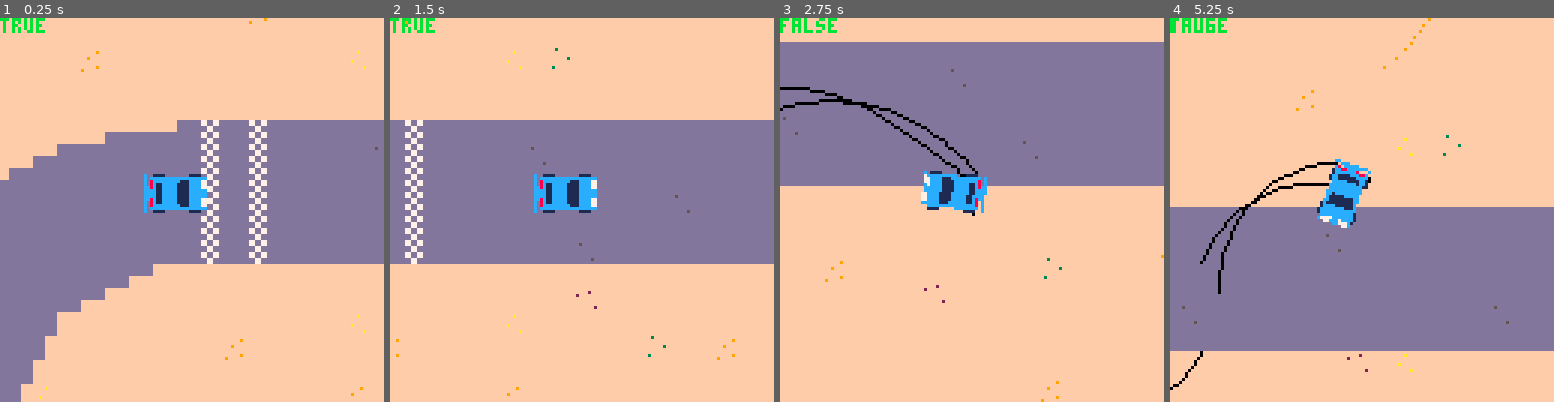
Above: before the commit, frames 1-4 (left to right).
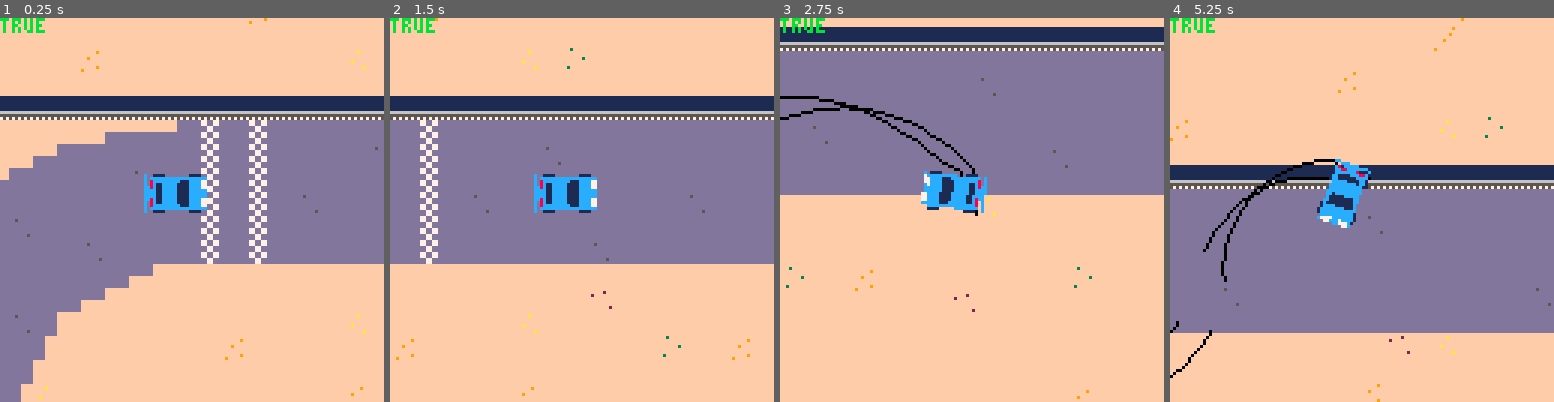
Above: after the commit, the same moments.

Repository: graearea/pico8
Game: PICO-8 cartridge skidmarks.p8
The game is run twice, just before and just after one commit, with the same random seed, the same clock (stepped at 60 frames per second) and the same inputs.
Inputs:
- Up to frame 1 (0.25 s): no input
- Up to frame 2 (1.5 s): tap X (X key) at 0.33, 1.07 s
- Up to frame 3 (2.75 s): hold Right 1.6-2.1 s; tap X (X key) at 1.85 s; hold Right from 2.47 s (still down)
- Up to frame 4 (5.25 s): tap X (X key) at 2.97, 4.08, 5.2 s; release Right at 3.03 s; hold Left 3.08-3.58 s; hold Right 4.02-4.68 s; hold Left from 5.08 s (still down)

The runs differ from the first frame. In frame 1, 6.3% of the frame differs, in the area x 0-100%, y 20-83%; in frame 2, 8.1%; in frame 3, 9.6%; in frame 4, 16%, in the area x 0-100%, y 0-100%.

Commit message:
got rough track

Diff:
--- a/skidmarks.p8
+++ b/skidmarks.p8
@@ -9,6 +9,7 @@
 blobs={}
 window_x=0
 window_y=0
+handbrake=false
 end
 
 
@@ -20,6 +21,12 @@
   else
    if(car.steer>0) then car.steer-=1 end
    if(car.steer<0) then car.steer+=1 end
+  end
+
+  if (btn(❎)) then
+   handbrake=true
+  else
+   handbrake=false
   end
 
   car.angle=car.angle+car.steer
@@ -89,11 +96,13 @@
 
 		new_dx=(5*cos(-self.angle/360))
   new_dy=(5*sin(-self.angle/360))
+
 		delta_dx=(new_dx-dx)/50
+		delta_dy=(new_dy-dy)/50
+ if (not handbrake) do
 		dx=dx+delta_dx
-		delta_dy=(new_dy-dy)/50
 		dy=dy+delta_dy
-
+ end
   dx=clamp(dx,-max_dx,max_dx)
   dy=clamp(dy,-max_dy,max_dy)
   self.x=self.x+dx
@@ -358,44 +367,44 @@
 0000000000000000000000000000000000000000000000000000000000000000000000000000000000000000000000000000000000000000000000000000000000000000000000000000000000000000000000000000000000000000000000000000000000000000000000000000000000000000060000000000000000000000
 0000000000000000000000000000060000000000000000000007000400000000000000000000000006000000000000000000000700040000000000000000000000000000000000000600000000000000000000070004000000000000000000000000000000000000000000000000000000000000000000000000000000000000
 0000000000000000000000000000000000000000000000000000000000000000000000000000000000000000000000000000000000000000000000000000000000000000000000000000000000000000000000000000000000000000000000000000000000000000000000000000000000000000000000000000000000000000
-0000000000000004000000000000000000000000000000000000000000000000000000000000000000000000000000000000000000000000000000000000000000000000000000000000000000000000000000000000000000000000000000000000000000000000000000000000000000000400000000000000050000000000
+000000000000000400003b3b3b3b3b3b3b3b3b3b3b3b3b3b3b3b3b3b3b3b3b3b3b3b3b3b3b3b3b3b3b3b3b3b3b3b3b3b3b3b3b3b3b3b3b3b3b3b3b3b3b3b3b3b3b3b3b3b3b3b3b3b3b3b3b0000000000000000000000000000000000000000000000000000000000000000000000000000000400000000000000050000000000
 00000000000000000000000003020214141428292829282828282828282828282828282828282828282828282828282828282828282828282828282828283a3a3a3a3a393a3a3a3a3a3a3a2627000000000000000000000000000000000500070000000000000000000005000000000000000000000000070000000000000000
 000000000000000000000000143a2828282828292829282828283928282828282828282828282839282828282828282839282828282828282828282828283a3a3a3a3a3a3a3a3a3a3a3a3a3a3a0d0000000000000000060000000000000000000000000000000000000000000000000000000000000000000000000000040000
-00000000000000040000143a28282828282828292829282828282828282828282828282828282828282828282828282828282828282828282828282828283a3a3a3a3a3a3a3a3a3a3a3a3a3a3a3a0d00000000000000000000000000060000000000000000000000000000000000000000000000000000000000000000000000
-0005000700000000003a3a3a28282828282828292829282828282828282828283928282828282828282828282828282828282828282828282828282828283a3a3a3a3a3a3a3a3a3a3a3a3a3a3a3a3a0d000000000000000000000000000000000000000000060700000000000000000000060000000000060000000000000000
-00000000000000003a3a3a3a282828282828282928292828282828282828282828282828282828282828392828282828282828282828283928282828393a3a3a3a3a393a3a3a3a3a3a3a3a393a3a3a3a0d0000000000000000000000000000000000000000000000000000000000000000000000000000000000000000000000
-00000000000000163a3a3a3a3a2828282828282928292828282828283928282828282828282828282828282828282828282828282828282828282828283a3a3a3a3a3a3a3a3a3a3a3a3a3a3a3a3a3a3a3a0d00000000000000000000000000000000000000000000000000060000000000000000000000000000000000000000
-000000000000003a3a3a3a3a3a3a3a3a150101000000000000000000000000000000000000000007000000000000000000050007000000000000000000000000000000000007000a0b3a3a3a3a3a3a393a3a0d000000000000000000000006000000000000000000000000040000000000000000000000000000000000000000
-000000000000163a3a3a3a3a3a3a15010101000000000000000000000500000000000000000000000000000000000000000000000000000000000000000000000000000000000000000e3a3a3a3a3a3a3a3a3a0d0000000400000000000000000000000000000000000000000000000000000000000000000400000007000006
-0600000000003a3a3a3a3a3a3a380100000000000000000000070000000000000000000000000000000000000000000006000000000000000000000000000000000000000000000000000e3a3a3a393a3a3a3a3a0d00000000000000000000000000000000050000000000000000000000070000050000000000000000000000
-0000000000003a3a3a3a3a3a1700000000000000060000000000000000000004000006000000000000000004000000000000000000000006070000000000000600000000000600000000000e3a3a3a3a3a3a3a3a3a0d000000000000000000000000000000000000000000000000000000000000000000000000000000000000
-0000000000163a3a3a3a3a3a380000000000000000000000000000000000000000000000000005000000000000000000000000000000000000000000000000000000000000000000000000000e3a3a3a3a3a3a3a3a3a0d0000000500000000000000000000000000000000000000000000000000000000000000000000000000
-0000000000163a3a3a3a3a1707000000000000000000000000060000000000000000000000000000000000000000000000000000000000000000000000000000000000000000000000000000000e3a3a3a3a3a3a3a3a3a0d00000000000000000000000000000000000000000000000000000000000000000000000000000000
-0000000700163a3a3a3a3a030000000000000000000000000000000000000000000000000000000000000000000000000000060000000000000000000000000000000000000000000000000000000e3a3a3a3a3a3a3a3a3a37000000000000000000000000000000000000000000000000000000000000000000000000000000
-00000000003a3a3a3a3a3a00000000000500000000000000000000000000000000000000000000000000000000000000000000000000000000000000000000000000000000000400000007000006000e3a3a3a3a3a3a3a3a17000000000000000000000004000000000000000000000000040000000000000005000000000000
-00000000003a3a3a3a3a3a000000000000000000000000000000040000000000000000000000000000000006000000000000000000000700040000000000000000000000000000070000000000000000000000000000000017000000000006000000000000000000000500000000000000000000000007000000000000000000
-00000000003a3a3a3a3a3a000000000000000000050007000000000000070000000000000000000000000000000000000000000000000000000000000000000000000000000000000000000000040000060000000000003a00040000000000000000000000000000000000000000000000000000000000000000000004000006
-00000000003a3a3a3a3a3a000000000000000000000000000000000000000000000000000400000000000000000000000000000000000000000000000000000000000000000000000000000000000000000000000500000000000000000000000000000000000000000000000000000000000000000000000000000000000000
-00000006073a3a3a3a3a3a000000000000000000000000000000000000000000000000000000000000000000000000000000000000000000000000000000000000060000000000060000000000000000000000000000000000000000000000000000000006070000000000000000000006000000000006000000000000000000
-0000000000000000000000000000000000000000000000000000000000000000000000000000000000000000000000000000000000000000000000000000000000000000000000000000000000000000000000000000000000000000000000000600000000000000000000000000000000000000000000000000000000000000
-0000000000000000000600000000000000000000000000000000000005000000000000000000000600000000000000000000000004070000000005000000000000000000000000000000000000000000000000000000000000000000000000000000000000000000000006000000000000000000000000000000000000000000
-0000000000000000000400000000000000000006000000000000000000000000000004000000000000000000000000000600000000000000000000000000000000000000000000000000000000000000000000000000000000000000000000000000000000000000000004000000000000000000000000000000000000000000
-0000000000000000000000000000000000000000000000000000000000000000000000000000000000000000000000000000000000000000000000000000000000000000000000000000000000000400000000000000000000000000000000000000000000000000000000000000000000000000000000040000000700000600
-0000000000000000000000000000000000000000000000000000000000000000000000000700000000000000000000000000000000000000000000000000000000000400000000000500000000000000000000000000000004000000000000000000000000000000000000000000000000000000000000000000000000000000
-0004000000000000000000000700000000040000000000000005000000000000000000000000000000000000000000000000000000000000000000000000000000000000000000000000000000000000000000000000000000000000000400000000000000000000000400000000000000000000000000000000000000000000
-0000000000000005000000000000000000000000000007000000000000000000000000000000000000000000000000000400000000000000000000000004000000000000000000000000000000000000000004000000000000000000000000000000000500000000000000000000060000000000000004000000000005000000
-0000000000000000000000000000000000000000000000000000000004000006000000000000000004000000000000000000000000050000000000000000000000000000000004000000000005000000000000000000000000000000000000000000000000000000000000000000000000000000000000000006000000000600
-0000000000070004000000000000000000000000000000000000000000000000000000050000000000000000000000000000000000000000000000000000000000000000000000000006000000000600000000000000000000000000000000000007000400000000000000000000000000000000000000000000000000000000
-…(13 lines of a section not shown)…
+00000000000000040000143a28282828392828292829282828282828282828282828282828282828282828282828282828282828282828282828282828283a3a3a3a3a3a3a3a3a3a3a3a3a3a3a3a0d00000000000000000000000000060000000000000000000000000000000000000000000000000000000000000000000000
+0005000700000000003a3a3a28282828282828292829283928282828282828283928282828282828282828282828282828282828282828282828282828283a3a3a3a3a3a3a3a3a3a3a3a3a3a3a3a3a0d000000000000000000000000000000000000000000060700000000000000000000060000000000060000000000000000
+00000000000000003a3a3a39282828282828282928292828282828282828282828282828282828282828392828282828282828282828283928282828393a3a3a3a3a393a3a3a3a3a3a3a3a393a3a3a3a0d0000000000000000000000000000000000000000000000000000000000000000000000000000000000000000000000
+00000000000000163a3a3a3a3a2839282828282928292828282828283928282828282828282828282828282828282828282828282828282828282828283a3a3a3a3a3a3a3a3a3a3a3a3a3a3a3a3a3a3a3a0d00000000000000000000000000000000000000000000000000060000000000000000000000000000000000000000
+000000000000003a3a3a3a3a3a3a3a3a1501010000000000000000000000000000000000000000070000000000000000000500070000000000000000000000000000000000070a0b3a3a3a3a3a3a3a393a3a0d000000000000000000000006000000000000000000000000040000000000000000000000000000000000000000
+000000000000163a393a3a3a3a3a150101010000000000000000000005000000000000000000000000000000000000000000000000000000000000000000000000000000000000000e3a3a3a3a3a3a3a3a3a3a0d0000000400000000000000000000000000000000000000000000000000000000000000000400000007000006
+0600000000003a3a3a3a3a393a3801000000000000000000000700000000000000000000000000000000000000000000060000000000000000000000000000000000000000000000000e3a3a3a3a393a3a3a3a3a0d00000000000000000000000000000000050000000000000000000000070000050000000000000000000000
+0000000000003a3a3a3a3a3a17000000000000000600000000000000000000040000060000000000000000040000000000000000000000060700000000000006000000000006000000000e3a3a3a3a3a3a3a3a3a3a0d000000000000000000000000000000000000000000000000000000000000000000000000000000000000
+0000000000163a3a3a3a3a3a3800000000000000000000000000000000000000000000000000050000000000000000000000000000000000000000000000000000000000000000000000000e3a3a3a3a3a3a3a3a3a3a0d0000000500000000000000000000000000000000000000000000000000000000000000000000000000
+0000000000393a3a393a3a17070000000000000000000000000600000000000000000000000000000000000000000000000000000000000000000000000000000000000000000000000000000e3a3a3a3a3a3a3a3a3a3a0d00000000000000000000000000000000000000000000000000000000000000000000000000000000
+0000000700393a3a3a3a3a0300000000000000000000000000000000000000000000000000000000000000000000000000000600000000000000000000000000000000000000000000000000000e3a3a3a3a3a3a3a3a3a3a37000000000000000000000000000000000000000000000000000000000000000000000000000000
+00000000003a3a3a3a3a3a000000000005000000000000000000000000000000000000000000000000000000000000000000000000000000000000000000000000000000000004000000070000060e3a3a3a3a3a3a3a3a3a3a000000000000000000000004000000000000000000000000040000000000000005000000000000
+00000000003a393a3a3a3a00000000000000000000000000000004000000000000000000000000000000000600000000000000000000070004000000000000000000000000000007000000000000000e3a3a3a3a3a3a3a3a3a3a0000000006000000000000000000000500000000000000000000000007000000000000000000
+00000000003a3a3a3a3a3a0000000000000000000500070000000000000700000000000000000000000000000000000000000000000000000000000000000000000000000000000000000000000400000e3a3a3a3a3a3a3a3a3a0000000000000000000000000000000000000000000000000000000000000000000004000006
+00000000003a3a3a3a3a3a000000000000000000000000000000000000000000000000000400000000000000000000000000000000000000003a3a3a3a3a3a3a3a000000000000000000000000000000000e3a3a3a3a3a3a3a3a3a00000000000000000000000000000000000000000000000000000000000000000000000000
+00000006073a3a3a3a3a3a00000000000000000000000000000000000000000000000000000000000000000000000000000000000000003a3a3a3a3a3a3a3a3a3a3a3a3a3a3a0006000000000000000000000e3a3a3a3a3a3a3a3a3a000000000000000006070000000000000000000006000000000006000000000000000000
+00000000003a3a3a3a3a3a00000000000000000000003a3a3a3a3a0000000000000000000000000000000000000000000000000000003a3a3a3a3a3a3a3a3a3a3a3a3a3a3a3a3a3a00000000000000000000001b3a3a3a3a3a3a3a3a000000000600000000000000000000000000000000000000000000000000000000000000
+00000000003a3a3a3a393a00000000000000003a3a3a3a3a3a3a3a3a3a00000000000000000000060000000000000000000000003a3a3a3a3a3a393a3a3a3a3a3a3a3a3a3a3a3a3a3a000000000000000000001d3a3a3a3a3a3a3a3a000000000000000000000000000006000000000000000000000000000000000000000000
+00000000003a3a3a3a393a000000000000003a3a3a3a3a3a3a3a3a3a3a3a3a000000040000000000000000000000000006003a3a3a3a3a3a3a3a3a3a3a3a3a3a3a3a3a3a3a3a3a3a3a3a3a0000000000000000033a3a3a3a3a3a3a3a000000000000000000000000000004000000000000000000000000000000000000000000
+00000000003a3a3a3a3a3a000000000000003a3a3a3a3a3a3a3a3a3a3a3a3a3a0000000000000000000000000000000000003a3a3a3a3a3a3a3a3a3a3a3a3a3a3a3a3a3a3a3a3a3a3a3a3a010000000000000003013a3a3a3a3a3a3a3a0000000000000000000000000000000000000000000000000000040000000700000600
+00000000003a3a3a3a3a3a0000000000003a3a3a3a3a3a3a3a3a3a3a3a3a3a3a3a000000070000000000000000000000003a3a3a3a3a3a3a3a393a3a3a3a3a3a3a3a393a3a3a3a3a3a3a3a3a00000001000000013a3a3a3a3a3a3a3a3a0000000000000000000000000000000000000000000000000000000000000000000000
+00040000003a3a3a3a3a3a00070000003a3a3a3a3a3a3a3a3a393a3a3a3a3a3a3a3a00000000000000000000000000003a3a3a3a3a3a3a3a3a3a3a3a3a3a3a3a3a3a3a3a3a3a3a393a3a3a3a3a0300000003013a3a3a3a3a3a3a3a3a3a0400000000000000000000000400000000000000000000000000000000000000000000
+00000000003a3a393a3a3a000000003a3a3a3a3a3a3a393a3a3a3a3a3a3a3a3a3a3a3a0000000000000000000000003a3a3a3a3a3a3a3a3a3a3a3a3a3a040000023a3a3a3a3a3a393a3a3a3a3a3a3a0303013a393a3a3a3a3a3a3a3a3a0000000000000500000000000000000000060000000000000004000000000005000000
+00000000003a3a3a3a3a3a000000003a3a3a3a3a3a3a3a3a3a3a3a3a393a3a393a3a3a3a0000000004000000003a3a3a3a3a3a3a3a393a3a3a3a020200000000020000003a3a3a3a3a3a3a3a3a3a3a3a013a3a3a3a3a3a3a3a3a3a3a000000000000000000000000000000000000000000000000000000000006000000000600
+00000000003a3a393a3a3a0000003a3a3a3a3a3a3a3a3a3a0000003a3a3a3a3a3a3a3a3a3a00000000000000003a3a3a3a3a3a3a3a3a3a3a020000000000000000000000003a3a3a3a3a3a3a3a3a3a3a3a3a3a3a3a3a3a3a3a3a3a3a000000000007000400000000000000000000000000000000000000000000000000000000
+…(13 lines of a section not shown)…
Not shown, changed: 43 lines of the sprite sheet (__gfx__) section of skidmarks.p8
